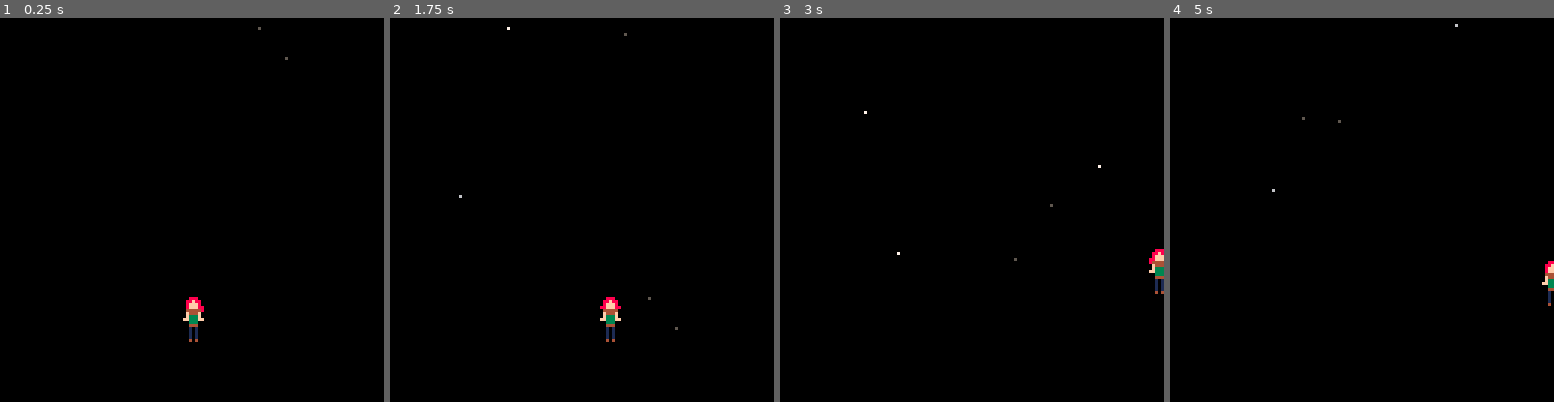
Above: before the commit, frames 1-4 (left to right).
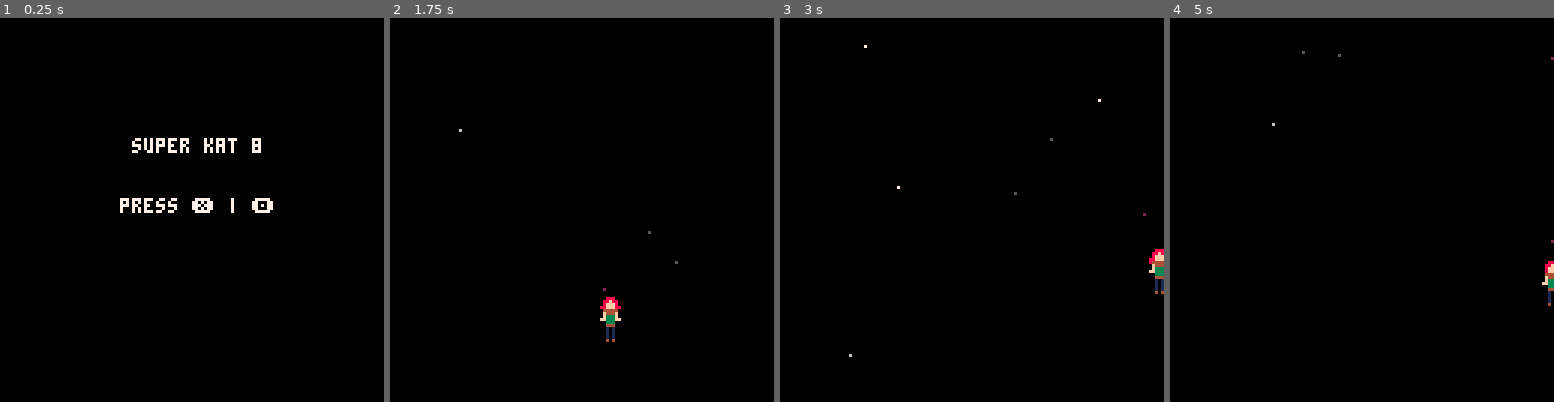
Above: after the commit, the same moments.

Repository: nsatragno/pico8-carts
Game: PICO-8 cartridge super_kat_8/super_kat_8.p8
Two runs of this game, one before a commit and one after it. Both use one fixed random seed, a clock stepped at 60 frames per second and the inputs below.
Inputs:
- Up to frame 1 (0.25 s): no input
- Up to frame 2 (1.75 s): tap X (X key) at 0.33, 1.07 s; tap O (Z key) at 0.7, 1.7 s; hold Right from 1.6 s (still down)
- Up to frame 3 (3 s): tap X (X key) at 1.85, 2.97 s; release Right at 2.1 s; tap O (Z key) at 2.1, 2.5, 2.9 s; hold Up 2.15-2.42 s; hold Right from 2.47 s (still down)
- Up to frame 4 (5 s): release Right at 3.03 s; hold Left 3.08-3.58 s; tap O (Z key) every 0.4 s from 3.3 to 4.9 s; hold Down 3.63-3.97 s; hold Right 4.02-4.68 s; tap X (X key) at 4.08 s; hold Up from 4.73 s (still down)

The runs differ from the first frame. In frame 1, 1.6% of the frame differs, in the area x 31-75%, y 2-85%; in frame 2, less than 0.1%; in frame 3, less than 0.1%; in frame 4, less than 0.1%.

Commit message:
More content.

Diff:
--- a/super_kat_8/super_kat_8.p8
+++ b/super_kat_8/super_kat_8.p8
@@ -2,16 +2,28 @@
 version 29
 __lua__
 function _init()
+ state = "menu"
  i = 0
  player = {
   x = 64,
   y = 100,
+  cd = 5,
  }
  stars = {}
+ bullets = {}
 end
 
 function _update60()
- i = (time() * 5) % 4
+ if state == "menu" then
+  if btnp(❎) or btnp(🅾️ ) then
+   state = "game"
+   return
+  end
+  return
+ end
+
+ -- game state
+ player.sprite = (time() * 5) % 4
  if btn(⬅️) then
   player.x -= 1
  end
@@ -24,8 +36,16 @@
  if btn(⬆️) then
   player.y -= 1
  end
+ if player.cd <= 0 and btn(🅾️ ) then
+  player.cd = 5
+  add(bullets, {
+   x = player.x,
+   y = player.y - 1
+  })
+ end
  player.x = mid(0, player.x, 127)
  player.y = mid(0, player.y, 127)
+ player.cd = max(0, player.cd - 1)
 
  if flr(rnd() * 20) == 0 then
    add(stars, {
@@ -37,6 +57,16 @@
 
  for star in all(stars) do
    star.y += 1
+   if star.y > 128 then
+    del(stars, star)
+   end
+ end
+
+ for bullet in all(bullets) do
+  bullet.y -= 3
+  if bullet.y < 0 then
+   del(bullets, bullet)
+  end
  end
 end
 
@@ -47,7 +77,18 @@
    pset(star.x, star.y, star.colour)
  end
 
- spr(i, player.x - 3, player.y - 8, 1, 2)
+ for bullet in all(bullets) do
+   pset(bullet.x, bullet.y, 2)
+ end
+
+ if state == "menu" then
+  print(" super kat 8 ", 40, 40, 7)
+  print("press ❎ | 🅾️ ", 40, 60, 7)
+  return
+ end
+
+ -- game
+ spr(player.sprite, player.x - 3, player.y - 8, 1, 2)
 
  rectfill(player.x - 1, player.y - 1, player.x + 1, player.y + 1, 3)
 end
